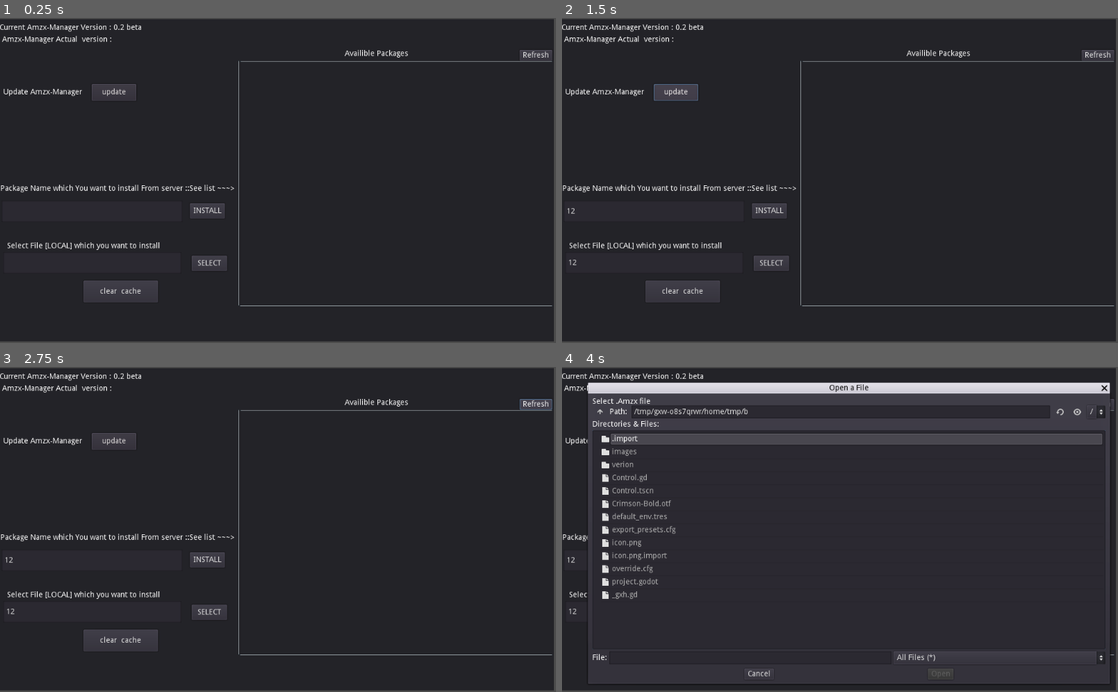
Above: before the commit, frames 1-4 (two rows, left to right).
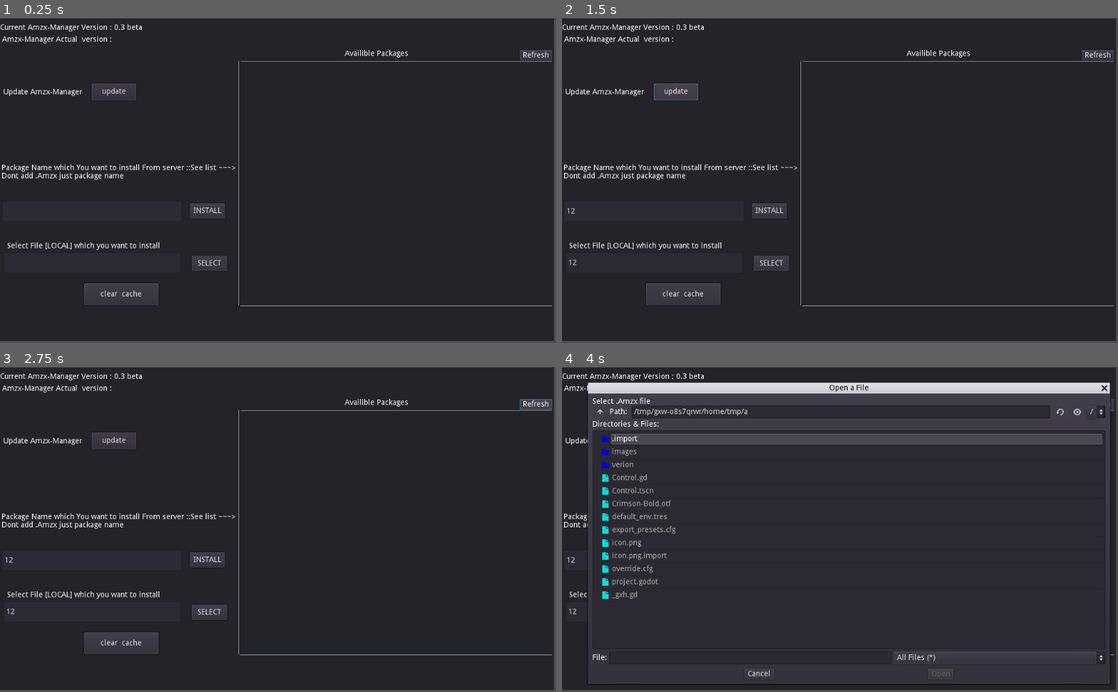
Above: after the commit, the same moments.

Repository: amzux/Amzx-Manager
Game: Godot game, scene res://Control.tscn
The game is run twice, just before and just after one commit, with the same random seed, the same clock (stepped at 60 frames per second) and the same inputs.
Inputs (mouse positions are in pixels of both pictures, inside the frame that each line leads up to):
- Up to frame 1 (0.25 s): no input
- Up to frame 2 (1.5 s): click (656, 213) at 0.52 s; type "12" at 0.6 s; click (656, 261) at 0.75 s; type "12" at 0.83 s; click "update" at 1.25 s
- Up to frame 3 (2.75 s): click "Refresh" at 2 s
- Up to frame 4 (4 s): click "INSTALL" at 2.75 s; click "SELECT" at 3.5 s

The runs differ from the first frame. In frame 1, 1.7% of the frame differs, in the area x 0-100%, y 1-100%; in frame 2, 1.7%; in frame 3, 1.7%; in frame 4, 0.9%.

Commit message:
Amzx-Manager

Diff:
--- a/Control.tscn
+++ b/Control.tscn
@@ -17,9 +17,9 @@
 [node name="Panel" type="Panel" parent="."]
 modulate = Color( 0.972549, 0.956863, 0.956863, 1 )
 margin_left = 1.58578
-margin_top = -2.82843
+margin_top = -3.57758
 margin_right = 1021.59
-margin_bottom = 592.172
+margin_bottom = 591.423
 __meta__ = {
 "_edit_use_anchors_": false
 }
@@ -118,11 +118,12 @@
 text = "INSTALL"
 
 [node name="lable2" type="RichTextLabel" parent="."]
-margin_left = 3.17157
-margin_top = 302.983
-margin_right = 436.172
-margin_bottom = 324.983
-text = "Package Name which You want to install From server ::See list ~~~>"
+margin_left = 4.99323
+margin_top = 264.749
+margin_right = 437.993
+margin_bottom = 308.749
+text = "Package Name which You want to install From server ::See list ~~~>
+Dont add .Amzx just package name"
 __meta__ = {
 "_edit_use_anchors_": false
 }
@@ -171,6 +172,9 @@
 margin_top = 49.0
 margin_right = 1009.0
 margin_bottom = 585.0
+custom_colors/folder_icon_modulate = Color( 0.0470588, 0.0196078, 0.87451, 1 )
+custom_colors/files_disabled = Color( 0.992157, 0.0196078, 0.0196078, 1 )
+custom_colors/file_icon_modulate = Color( 0.0392157, 0.984314, 0.968627, 1 )
 popup_exclusive = true
 window_title = "Open a File"
 resizable = true
@@ -179,28 +183,28 @@
 mode = 0
 access = 2
 show_hidden_files = true
-current_dir = "/home/amzker/Desktop/os/Amzx-Manager"
-current_path = "/home/amzker/Desktop/os/Amzx-Manager/"
+current_dir = "/home/amzker/Desktop/os/myapps/Amzx-Manager"
+current_path = "/home/amzker/Desktop/os/myapps/Amzx-Manager/"
 __meta__ = {
 "_edit_use_anchors_": false
 }
 
 [node name="cache" type="Button" parent="."]
-margin_left = 155.657
-margin_top = 480.373
-margin_right = 292.657
-margin_bottom = 520.373
+margin_left = 156.846
+margin_top = 485.13
+margin_right = 293.846
+margin_bottom = 525.13
 text = "clear  cache"
 __meta__ = {
 "_edit_use_anchors_": false
 }
 
 [node name="current" type="RichTextLabel" parent="."]
-margin_left = 1.41422
+margin_left = 2.20792
 margin_top = 5.65685
-margin_right = 284.414
+margin_right = 285.208
 margin_bottom = 45.6568
-text = "Current Amzx-Manager Version : 0.2 beta"
+text = "Current Amzx-Manager Version : 0.3 beta"
 __meta__ = {
 "_edit_use_anchors_": false
 }
Not shown, changed: export_presets.cfg
Not shown, changed: verion/version.txt
